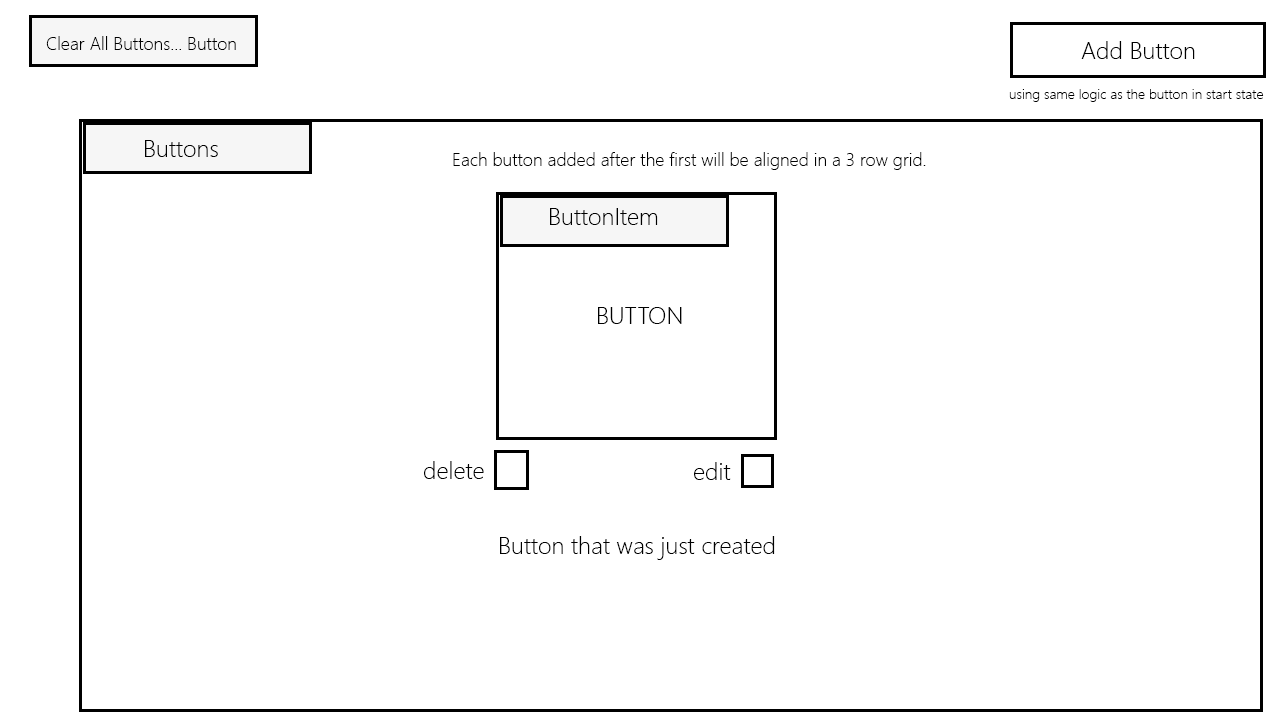
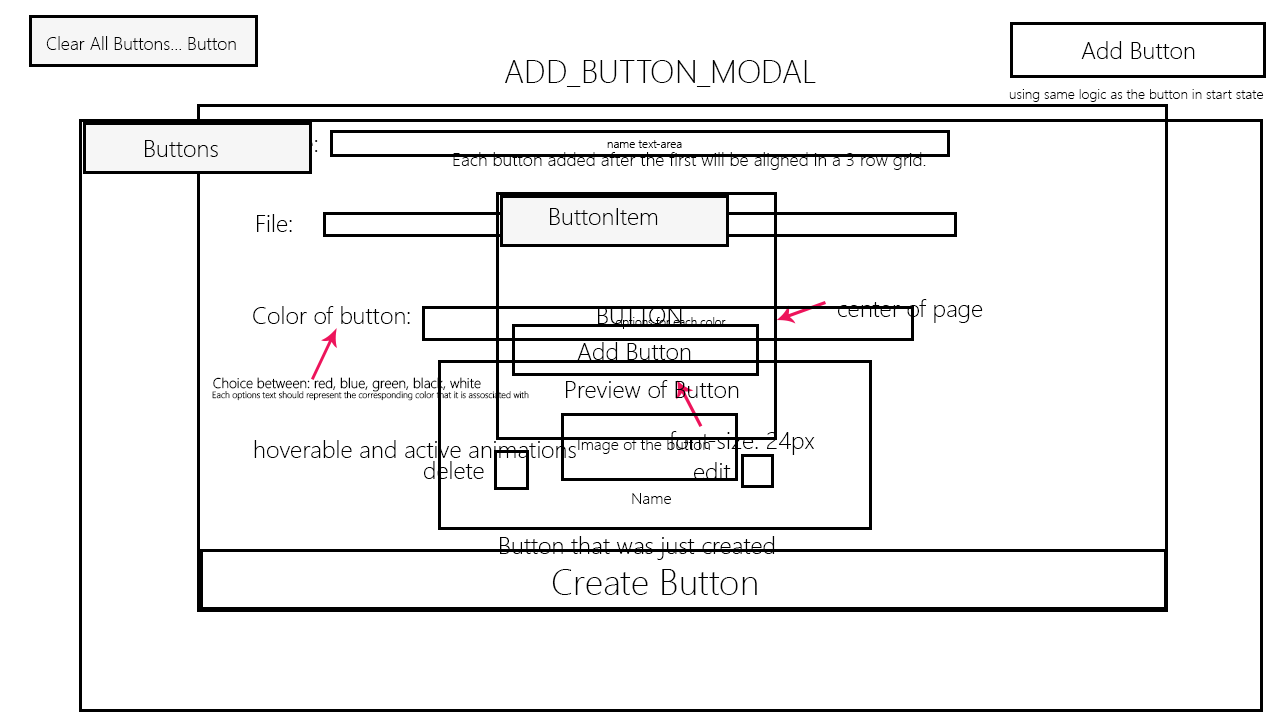
Before/after of a (1280, 720) layered artwork. What changed in the layer stack:
showed group "ADD_BUTTON_MODAL" (1st of 2) (22 layers) over [197, 60, 1168, 612]
showed group "START_STATE" (6 layers) over [254, 299, 983, 458]
